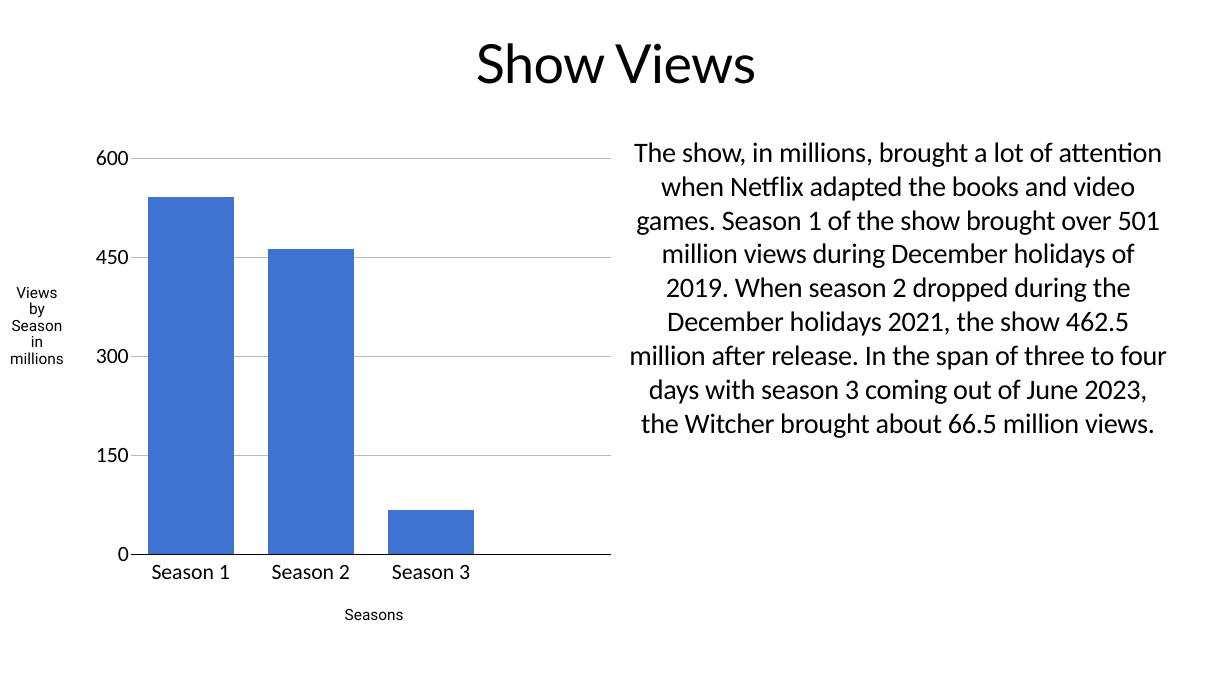
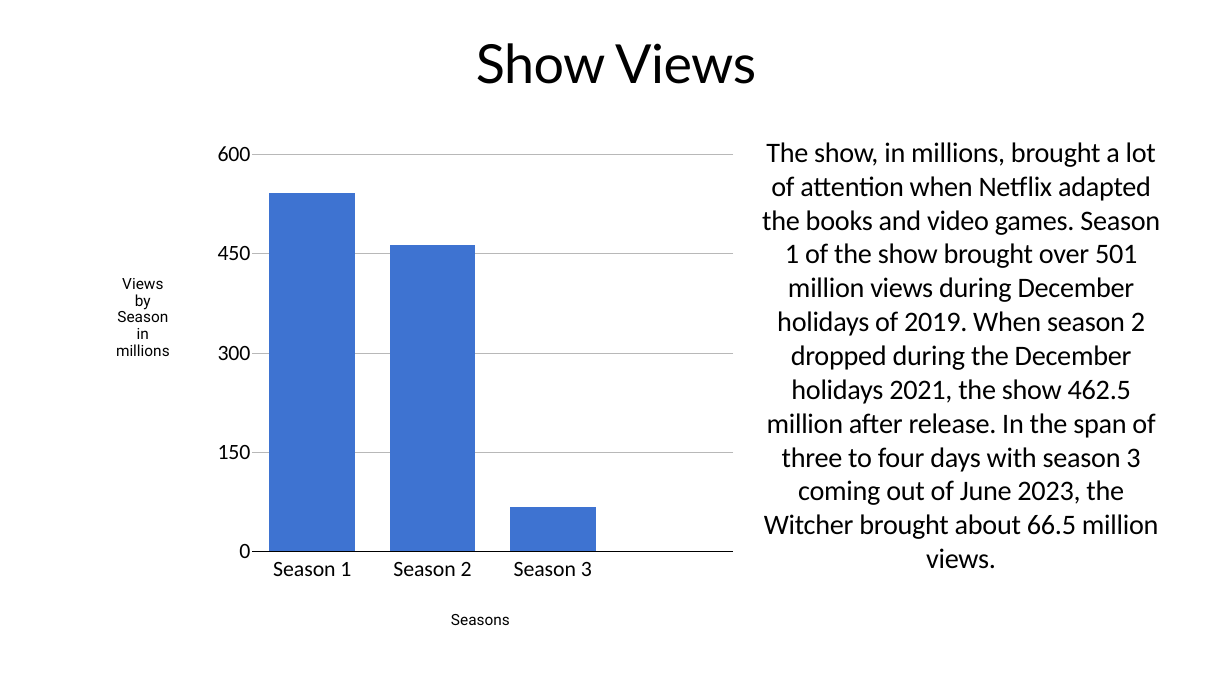
Before and after one commit to Jake-guerrero/The-Witcher, a slide deck: slide 3 of The witcher.pptx. Drawn at 1232x693 pixels with LibreOffice and Linux fonts; fonts in the diff are those of the drawing. Boxes give left, top, right and bottom in pixels: in the first picture for what was removed or moved away, otherwise in the second. Text is boxed around its words. In the diff, an @@ line names an element or a change of style, - is before the commit and + after.

```diff
--- a/The witcher.pptx
+++ b/The witcher.pptx
@@ column chart: place and size @@
-column chart at (69,130,614,601)
+column chart at (191,127,735,598)
@@ text "The show, in millions, brought ..." rewrapped from (629,142,1167,438) to (762,142,1160,569) @@
@@ text "Views by Season in millions": place and size @@
-text "Views by Season in millions" at (10,287,64,364)
+text "Views by Season in millions" at (116,278,170,356)
@@ text "Seasons": place and size @@
-text "Seasons" at (345,609,404,620)
+text "Seasons" at (451,614,510,625)
```
Also in this commit, not shown: 3 other files.
